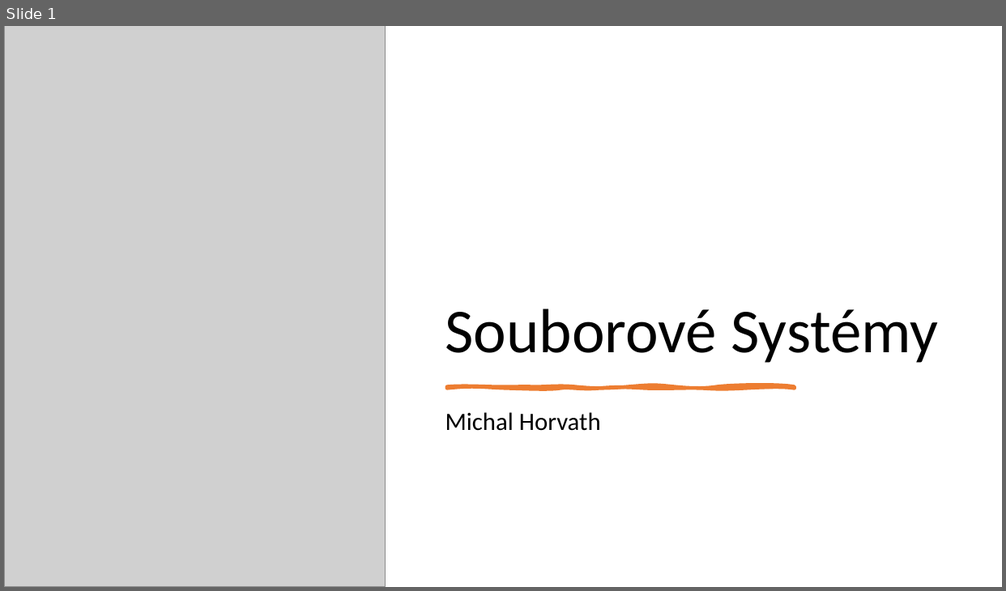
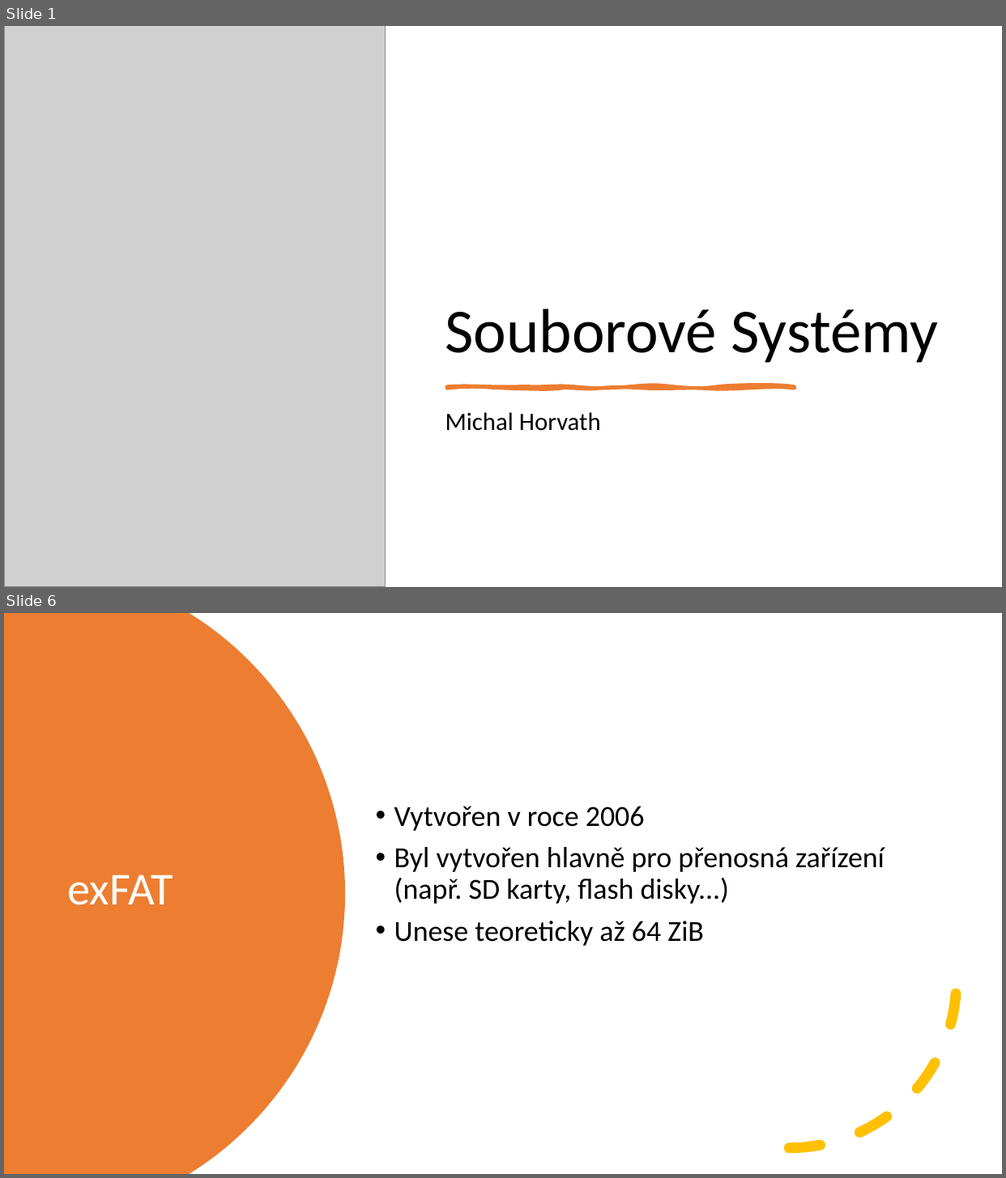
Before and after one commit to horvos/souborovesystemy, a slide deck: horvath.pptx. Shown one above the other, each under a label of ours: slide 1 before the commit, slides 1 and 6 after it; the slides between them are not shown. The pictures are 1006x591 and 1006x1178 pixels, drawn with LibreOffice and Linux fonts; fonts in the diff are those of the drawing; grey boxes stand for pictures. Boxes give left, top, right and bottom in pixels: in the first picture for what was removed or moved away, otherwise in the second. Text is boxed around its words. In the diff, an @@ line names an element or a change of style, - is before the commit and + after.

```diff
--- a/horvath.pptx
+++ b/horvath.pptx
@@ slide 6 added at [4, 613, 1002, 1174], background #FFFFFF @@
@@ freeform shape added at [4, 613, 345, 1174], fill #ED7D31 @@
@@ text added at [394, 806, 884, 946], 28 pt, text #000000 @@
+• Vytvořen v roce 2006
+• Byl vytvořen hlavně pro přenosná zařízení (např. SD karty, flash disky...)
+• Unese teoreticky až 64 ZiB
@@ arc (boxed as its full ellipse) added at [622, 815, 957, 1149], outline #FFC000 10 pt dashed @@
@@ title added at [68, 875, 173, 905], 44 pt, text #FFFFFF @@
+exFAT
```
Also in this commit, not shown: 2 slides changed, 3 other slides added, 1 slide removed.
